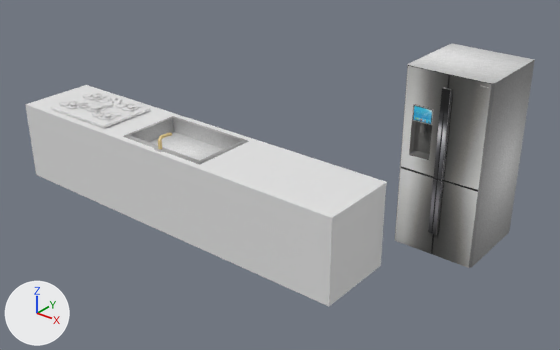
The OBJ model RpgBuildingGenerator/textures/Furniture/Kitchen/Kitchen.obj: old version first, new version second.
Before and after are seen from a 50 mm lens placed at (8.13, -7.81, 6.21), pointed at (1.05, 1.04, 0.72). Arrows for +X, +Y and +Z are at lower left; the lights stay in place. Where no turn or scale is listed for an object, it has been applied to the vertices.

The first picture shows 'Fridge_Cube_Cube.002', 'Sink_Cube_Cube.004', 'Unit_Cube_Cube.003', 'fogão_OBJ'.
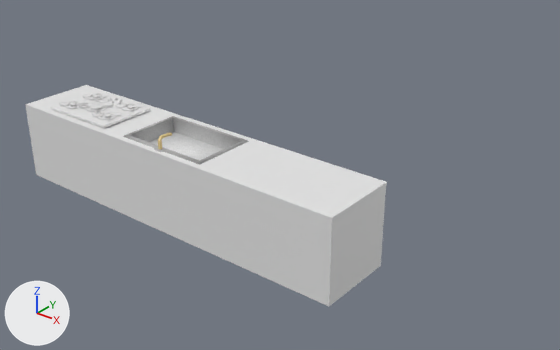
Changed parts and their boxes [x1, y1, x2, y2] in the pictures (560 x 350 px):
```json
{"object": "Fridge_Cube_Cube.002", "change": "deleted", "before": [395, 43, 535, 268]}
```

Scene script edits in JSON lines:
```json
{"op": "remove", "block": "ob_fridge_cube_cube_002", "code": ["ob_fridge_cube_cube_002 = bpy.data.objects.new('Fridge_Cube_Cube.002', me_fridge_cube_cube_002)", "ob_fridge_cube_cube_002.location = (0.0, 0.0, 0.0)"]}
```
